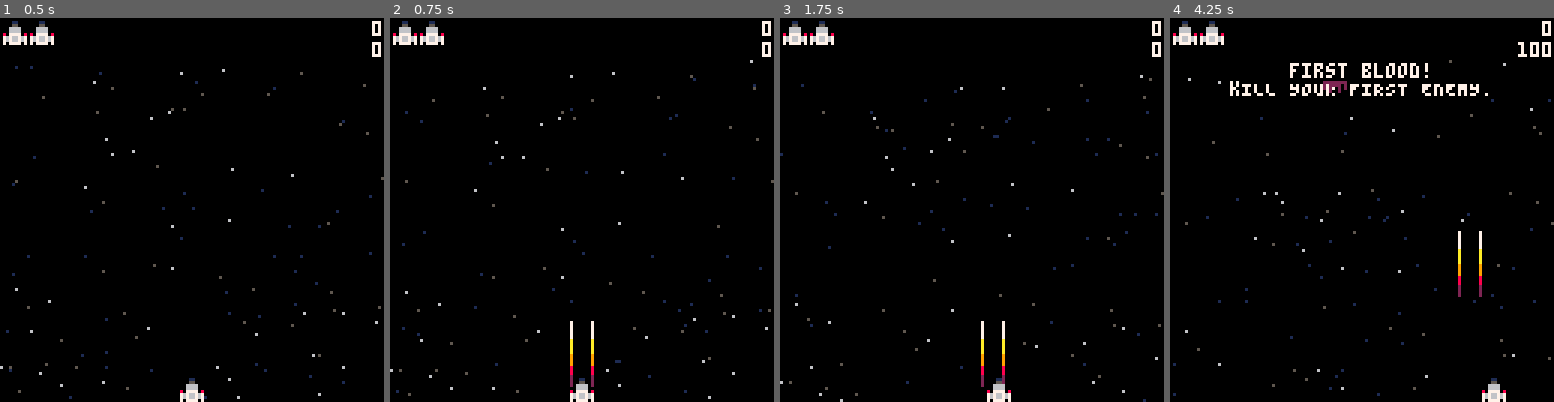
Above: before the commit, frames 1-4 (left to right).
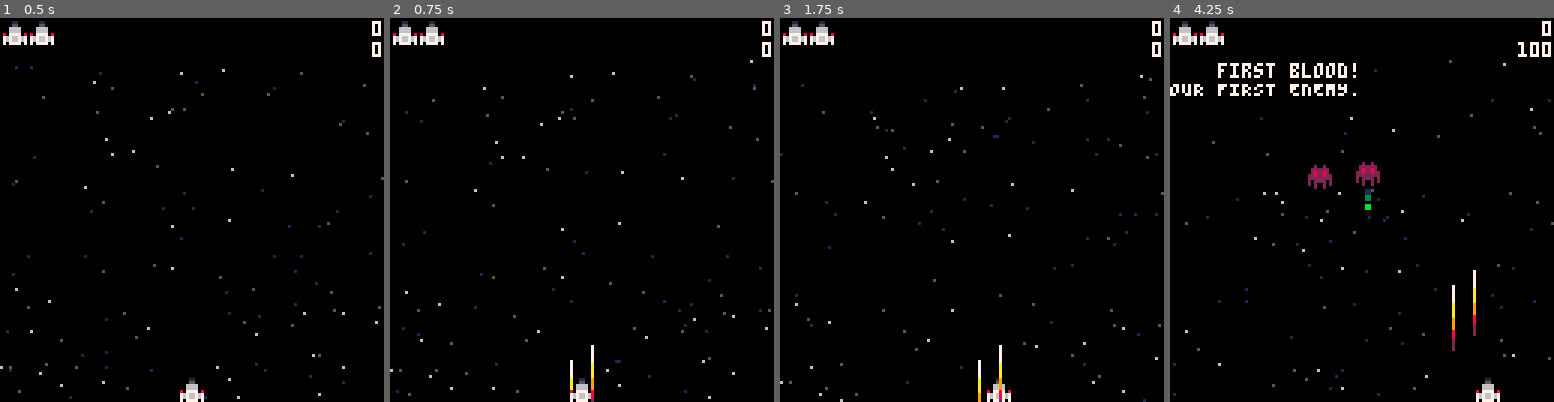
Above: after the commit, the same moments.

Repository: adammitchelldev/space
Game: PICO-8 cartridge space.p8
Two runs of this game, one before a commit and one after it. Both use one fixed random seed, a clock stepped at 60 frames per second and the inputs below.
Inputs:
- Up to frame 1 (0.5 s): tap X (X key) at 0.33 s
- Up to frame 2 (0.75 s): tap O (Z key) at 0.7 s
- Up to frame 3 (1.75 s): tap X (X key) at 1.07 s; hold Right from 1.6 s (still down); tap O (Z key) at 1.7 s
- Up to frame 4 (4.25 s): tap X (X key) at 1.85, 2.97, 4.08 s; release Right at 2.1 s; tap O (Z key) every 0.4 s from 2.1 to 4.1 s; hold Up 2.15-2.42 s; hold Right 2.47-3.03 s; hold Left 3.08-3.58 s; hold Down 3.63-3.97 s; hold Right from 4.02 s (still down)

Frame 1 is identical in both runs. In frame 2, 0.3% of the frame differs, in the area x 46-54%, y 78-100%; in frame 3, 0.5%; in frame 4, 3.3%, in the area x 0-88%, y 11-100%.

Commit message:
Large refactor, not 100% working

Diff:
--- a/space.p8
+++ b/space.p8
@@ -6,11 +6,12 @@
 #include src/util/collision.lua
 #include src/util/draw.lua
 #include src/util/script.lua
-#include src/util/text.lua
 #include src/util/vec.lua
 #include src/util/world.lua
 
 #include src/constants.lua
+#include src/entity.lua
+#include src/text.lua
 #include src/common.lua
 
 #include src/achieve.lua
--- a/src/achieve.lua
+++ b/src/achieve.lua
@@ -22,8 +22,8 @@
             -- TODO put this in the GUI when the gui is a proper layer
             -- TODO replace with ttl or scripts
             -- TODO make a multi-line text box?
-            local t1 = text_box(lines[1], 64 - (#lines[1] * 2), 1)
-            local t2 = text_box(lines[2], 64 - (#lines[2] * 2), 7)
+            local t1 = text:new(lines[1], 64 - (#lines[1] * 2), 1, 0)
+            local t2 = text:new(lines[2], 64 - (#lines[2] * 2), 7, 0)
             wait(300)
             t1:remove()
             t2:remove()
--- a/src/bullet.lua
+++ b/src/bullet.lua
@@ -1,14 +1,14 @@
-bullet = class {
+bullet = entity {
 	remove_oob = true,
 	explosion = 4,
 	dx = 0
 }
 
-function bullet:new(x, y)
-	return self {
-		x = x,
-		y = y,
-	}:add()
+function bullet:new(base, ox, oy)
+	return self:spawn{
+		x = base.x + (ox or 0),
+		y = base.y + (oy or 0)
+	}
 end
 
 function bullet:die()
--- a/src/common.lua
+++ b/src/common.lua
@@ -1,75 +1,7 @@
 -- TODO reduce token count
-function bounce(self)
-    local b = self.bounce
-    if b then
-        local nobounce,l,r,u,d,dx,dy = true,b.l,b.r and b.r-self.w,b.u,b.d and b.d-self.h,self.dx,self.dy
-        if l and self.x < l and dx <= 0 then
-            self.x,self.dx,nobounce = l,-dx
-        elseif r and self.x > r and dx >= 0 then
-            self.x,self.dx,nobounce = r,-dx
-        end
-        if u and self.y < u and self.dy <= 0 then
-            self.y,self.dy,nobounce = u,-dy
-        elseif d and self.y > d and self.dy >= 0 then
-            self.y,self.dy,nobounce = d,-dy
-        end
-        if (not nobounce and b.sfx) sfx(b.sfx)
-    end
-end
-
-function remove_oob(self)
-    if self.remove_oob then
-        local x,y = self.x,self.y
-        if (y > screen_h) or y < -self.h or x > 128 or x < -self.w then
-            self:remove()
-        end
-    end
-end
-
-function ttl(self)
-    if self.ttl then
-        self.ttl -= 1
-        if self.ttl <= 0 then
-            self:die()
-        end
-    end
-end
-
-function move(self)
-    self.x += self.dx
-    self.y += self.dy
-end
 
 function draw_shielded(self)
     if self.shielded then
         sspr(0,20,12,12,self.x-2,self.y-2)
     end
 end
-
-function class:hit(obj)
-    if (self.iframes or self.shielded or obj.iframes) return
-    if self.health then
-        self.health -= 1
-        if (self.health > 0) return
-    end
-    if not self.dead then
-        self.dead = true
-        self:die()
-    end
-end
-
--- make optional death_fx
-function class:die()
-    self:remove()
-end
-
-function class:add()
-    w:add(self)
-    return self
-end
-
-function class:remove()
-    w:remove(self)
-    self.dead = true
-    return self
-end
--- a/src/enemy.lua
+++ b/src/enemy.lua
@@ -1,12 +1,4 @@
-function enemy_shoot(self)
-    repeat
-        wait(flr(rnd(340)) + 40)
-        sfx(11)
-        enemy_bullet:new(self.x + 2, self.y + 4)
-    until false
-end
-
-enemy = class {
+enemy = entity {
     tag = "enemy",
     remove_oob = true,
     explosion = 6,
@@ -22,32 +14,33 @@
 	col = { l=1, r=3, u=0, d=2 }
 }
 
-function enemy:new(t)
-	t = self(t):add()
-    if (t.sfx) sfx(t.sfx)
-    return t
-end
-
 function enemy:die()
-    if (self.die_sfx) sfx(self.die_sfx)
+    sfx(self.die_sfx)
 	self:explode()
     score_add(self.value)
     kills += 1
     if (kills == 1) achieve(1)
     if (kills == 50) achieve(2)
     if (kills == 1000) achieve(4)
-	play(text_rising_box(tostr(self.value).."0", self.x, self.y))
-	roll_powerup(self.x, self.y)
+	text_rising:new(tostr(self.value).."0", self.x, self.y)
+    roll_powerup(self.x + 2, self.y + 2) -- TODO center
+    entity.die(self)
 end
 
 enemy_normal = enemy {
     draw = draw_sprite(3),
-    sfx = 3,
     bounce = {l=0,r=screen_w,u=0,d=50,sfx=3},
     value = 10,
     dy = 1,
     scripts = {
-        enemy_shoot
+        function(self)
+            sfx(3)
+            repeat
+                wait(flr(rnd(340)) + 40)
+                sfx(11)
+                enemy_bullet:new(self, 2, 4)
+            until false
+        end
     }
 }
 
@@ -87,8 +80,8 @@
         if r < 30 then
             for i = 1, 8 do
                 sfx(11)
-                enemy_bullet:new(self.x + 2, self.y + 12)
-                enemy_bullet:new(self.x + 12, self.y + 12)
+                enemy_bullet:new(self, 2, 12)
+                enemy_bullet:new(self, 12, 12)
                 wait(6)
             end
         else
@@ -97,8 +90,8 @@
             for i = 1, 5 do
                 sfx(11)
                 local dx = (i - 3) * d
-                enemy_bullet:new(self.x + 2, self.y + 12).dx = dx
-                enemy_bullet:new(self.x + 12, self.y + 12).dx = dx
+                enemy_bullet:new(self, 2, 12).dx = dx
+                enemy_bullet:new(self, 12, 12).dx = dx
                 wait(20)
             end
         end
@@ -146,7 +139,7 @@
 }
 
 function enemy_big:die()
-    enemy_big:super().die(self)
+    enemy.die(self)
     play(big_explosion, self.x, self.y)
     boss_kills += 1
     lives += 1
@@ -156,7 +149,7 @@
 
 function enemy_big:remove()
     sfx(-1,2)
-    enemy_big:super().remove(self)
+    enemy.remove(self)
 end
 
 enemy_hunter = enemy {
@@ -180,7 +173,7 @@
                 for i = 1, 3 do
                     wait(2)
                     sfx(11)
-                    enemy_bullet:new(self.x + 3, self.y + 6).dy = 4
+                    enemy_bullet:new(self, 3, 6).dy = 4
                 end
                 self.dx = -self.dx
             until false
@@ -265,7 +258,7 @@
     if self.shield_target then
         self.shield_target.shielded, self.shield_target.shield_targeted = nil
     end
-    enemy_shielder:super().remove(self)
+    enemy.remove(self)
 end
 
 function draw_shielding(self)
--- /dev/null
+++ b/src/entity.lua
@@ -0,0 +1,80 @@
+entity = class{}
+
+function entity:hit(ent)
+    if (self.dead or self.iframes or self.shielded or ent.iframes) return
+    if self.health then
+        self.health -= 1
+        if (self.health > 0) return
+    end
+    self:die()
+end
+
+function entity:die()
+    self:remove()
+end
+
+function entity:remove()
+    w:remove(self)
+    self.dead = true
+    return self
+end
+
+function entity:spawn(t, ...)
+    local ent = w:add(self(t or {}))
+
+    if ent.scripts then
+        for f in all(ent.scripts) do
+            ent:play(f)
+        end
+    end
+
+    return ent
+end
+
+entity.play = script_play
+
+function entity:update()
+    script_update(self)
+
+    -- iframes
+    if self.iframes then
+		self.iframes -= 1
+		if (self.iframes <= 0) self.iframes = nil
+    end
+
+    -- move
+    self.x += self.dx
+    self.y += self.dy
+
+    local b = self.bounce
+    if b then
+        local nobounce,l,r,u,d,dx,dy = true,b.l,b.r and b.r-self.w,b.u,b.d and b.d-self.h,self.dx,self.dy
+        if l and self.x < l and dx <= 0 then
+            self.x,self.dx,nobounce = l,-dx
+        elseif r and self.x > r and dx >= 0 then
+            self.x,self.dx,nobounce = r,-dx
+        end
+        if u and self.y < u and self.dy <= 0 then
+            self.y,self.dy,nobounce = u,-dy
+        elseif d and self.y > d and self.dy >= 0 then
+            self.y,self.dy,nobounce = d,-dy
+        end
+        if (not nobounce and b.sfx) sfx(b.sfx)
+    end
+
+    -- ttl
+    if self.ttl then
+        self.ttl -= 1
+        if self.ttl <= 0 then
+            self:die()
+        end
+    end
+
+    -- remove oob
+    if self.remove_oob then
+        local x,y = self.x,self.y
+        if (y > screen_h) or y < -self.h or x > 128 or x < -self.w then
+            self:remove()
+        end
+    end
+end
--- a/src/explosion.lua
+++ b/src/explosion.lua
@@ -1,15 +1,15 @@
 
-explosion = class {}
+explosion = entity {}
 
 function explosion_make(p, dx, dy)
-	explosion {
+	explosion:spawn{
 		x = p.x,
         y = p.y,
         dx = p.dx,
         dy = p.dy,
 		size = p.explosion,
 		ttl = mid(5, p.explosion, 15)
-	}:add()
+	}
 end
 
 do
--- a/src/level.lua
+++ b/src/level.lua
@@ -1,9 +1,10 @@
 function level(...)
-    return class {
+    return entity {
         scripts = {...}
     }
 end
 
+-- TODO refactor into helpers, along with other useful stuff
 function no_enemies()
     return next(collision_layers["enemy"]) == nil
 end
@@ -26,7 +27,7 @@
             local dx = rnd(4) - 2
             dx *= min(0.5 + (diff * 0.25), 1.5)
             for i = 0, wave_size do
-                enemy_normal:new{
+                enemy_normal:spawn{
                     x = ((i + ((7 - wave_size) / 2)) * 16) + 4,
                     dx = dx,
                     dy = 1 + (diff * 0.1) - (abs(dx * i) / 16),
@@ -43,14 +44,14 @@
         wait(60)
 
         for i = 1, 1 + flr(diff/2) do
-            enemy_green:new{x=rnd(screen_w-8),y=-8}
+            enemy_green:spawn{x=rnd(screen_w-8),y=-8}
             wait(max(4, 30 - (i * 2)))
         end
         wait(no_enemies, player_up)
         wait(100)
 
         if diff > 0 and (diff & 1) == 0 then
-            enemy_big:new{ x = 60, y = -16, dx = 0.5, health = 25 + (12.5 * diff), value = 1000 * diff }
+            enemy_big:spawn{ x = 60, y = -16, dx = 0.5, health = 25 + (12.5 * diff), value = 1000 * diff }
             wait(no_enemies)
             wait(180)
             wait(player_up)
@@ -60,7 +61,7 @@
                         wait(flr(rnd(300)+1200))
                         local x
                         if (flr(rnd(2)) == 0) x = -7 else x = 127
-                        local e = enemy_hunter:new{x=x,y=flr(rnd(4))*8}
+                        local e = enemy_hunter:spawn{x=x,y=flr(rnd(4))*8}
                         wait(is_dead(e))
                     until false
                 end)
@@ -68,7 +69,7 @@
                 self:play(function()
                     repeat
                         wait(flr(rnd(600)+1500))
-                        local e = enemy_shielder:new{x=rnd(screen_w-8),y=-8}
+                        local e = enemy_shielder:spawn{x=rnd(screen_w-8),y=-8}
                         wait(is_dead(e))
                     until false
                 end)
@@ -76,7 +77,7 @@
                 self:play(function()
                     repeat
                         wait(flr(rnd(150)) + 200)
-                        enemy_green:new{x=rnd(screen_w-8),y=-8}
+                        enemy_green:spawn{x=rnd(screen_w-8),y=-8}
                     until false
                 end)
             end
--- a/src/main.lua
+++ b/src/main.lua
@@ -17,14 +17,13 @@
 -- }
 
 w = world({
-	script_add_listener,
 	collision_add_listener
 }, {
 	collision_remove_listener
 })
 
-gm = class{}
-function play(script, ...) return gm:play(script, ...) end
+main_scripts = {}
+function play(f, ...) return script_play(main_scripts, f, ...) end
 
 function score_add(x)
 	if (alive) score += x >> 16
@@ -39,7 +38,7 @@
 	next_powerup -= 1
 	if next_powerup <= 0 then
 		sfx(9)
-		powerup_make({x = x, y = y})
+		powerup:spawn{x = x, y = y}
 		next_powerup = flr(rnd(5)) + 10
 	end
 end
@@ -94,9 +93,9 @@
 	sfx(5)
 	waiting = false
 	alive = true
-	player:new()
-	active_level = level_simple{}:add()
-	-- active_level = level_test{}:add()
+	player:spawn{}
+	active_level = level_simple:spawn{}
+	-- active_level = level_test:spawn{}
 end
 
 function load_hiscore()
@@ -108,7 +107,7 @@
 		hiscore = score
 		dset(0, hiscore)
 		play(function()
-			t = text_box("hI-sCORE!!", 45, 20)
+			t = text:new("hI-sCORE!!", 45, 20)
 			t.bg = nil
 			for i = 1,10 do
 				wait(10)
@@ -126,9 +125,9 @@
 function player_die(p)
 	if lives > 0 then
 		play(function()
-			wait(200)
+			wait(120)
 			lives -= 1
-			player:new().iframes = 120
+			player:spawn{iframes = 120}
 		end)
 	else
 		game_over()
@@ -142,9 +141,8 @@
 		alive = false
 		save_hiscore()
 		wait(60)
-		local t = text_box("game over", 46, 60)
-		t.bg = false
-		text_scene_type(t, "gAME oVER", 5)
+		local t = text:new("gAME oVER", 46, 60)
+		text_scene_type(t, 5)
 		wait(120)
 		waiting = true
 		t:remove()
@@ -152,12 +150,7 @@
 end
 
 update_systems = {
-	update_scripts,
 	function(e) if e.update then e:update() end end,
-	move,
-	bounce,
-	remove_oob,
-	ttl
 }
 
 draw_systems = {
@@ -179,7 +172,7 @@
 
 	starfield:update()
 
-	update_scripts(gm)
+	script_update(main_scripts)
 
 	w:process(update_systems)
 
--- a/src/player.lua
+++ b/src/player.lua
@@ -1,13 +1,41 @@
-player = class {
+player = entity {
 	tag = "player",
 	sprite = 2,
+	x = 60,
+	y = screen_h,
+	atk = 0,
 	draw = draw_sprite(2),
 	explosion = 50,
 	speed = 1,
 	shot_sfx = 0,
 	shot_delay = 30,
 	col = { l=1,r=7,u=3,d=7 },
-	bounce = { l=0,r=screen_w,u=0,d=screen_h }
+	bounce = { l=0,r=screen_w,u=0,d=screen_h },
+	scripts = {
+		function(self)
+			repeat
+				local dx,dy,speed = 0,0,self.speed
+
+				if (btn(0)) dx-=speed
+				if (btn(1)) dx+=speed
+				if (btn(2)) dy-=speed
+				if (btn(3)) dy+=speed
+
+				self.dx,self.dy = dx,dy
+
+				-- TODO refactor out into a separate "weapon" table
+				if (self.atk > 0) self.atk -= 1
+
+				if btn(4) and self.atk == 0 then
+					sfx(self.shot_sfx)
+					player_bullet:new(self, 0, 4)
+					player_bullet:new(self, 7, 4)
+					self.atk = self.shot_delay
+				end
+				yield()
+			until false
+		end
+	}
 }
 
 player_bullet = bullet {
@@ -18,59 +46,10 @@
     col = { l=0, r=1, u=0, d=6 }
 }
 
-function player:new()
-	return self {
-    	x = 60,
-		y = screen_h,
-		atk = 0,
-	}:add()
-end
-
 function player:die()
 	self:explode()
 	sfx(7)
 	play(big_explosion, self.x, self.y)
 	player_die()
+	entity.die(self)
 end
-
-function player:shoot()
-	if self.atk == 0 then
-		sfx(self.shot_sfx)
-		player_bullet:new(self.x, self.y - 4)
-		player_bullet:new(self.x + 7, self.y - 4)
-		self.atk = self.shot_delay
-	end
-end
-
-function player:update()
-	local x,y,speed = self.x,self.y,self.speed
-
-	dx = 0
-	dy = 0
-
-	if btn(0) then dx-=speed end
-	if btn(1) then dx+=speed end
-	if btn(2) then dy-=speed end
-	if btn(3) then dy+=speed end
-
-	x += dx
-	y += dy
-
-	-- if x<0 and dx<0 then x=0; dx=0 end
-	-- if x>120 and dx>0 then x=120; dx=0 end
-	-- if y<0 and dy<0 then y=0; dy=0 end
-	-- if y>screen_h-8 and dy>0 then y=screen_h-8; dy=0 end
-	-- if (y>screen_h-8) y-=speed
-
-	self.x,self.y=x,y
-
-    -- TODO refactor out into a separate "weapon" table
-	if (self.atk > 0) self.atk -= 1
-
-	if self.iframes then
-		self.iframes -= 1
-		if (self.iframes <= 0) self.iframes = nil
-	end
-
-	if (btn(4)) self:shoot()
-end
--- a/src/powerup.lua
+++ b/src/powerup.lua
@@ -1,4 +1,4 @@
-powerup = class {
+powerup = entity {
     tag = "powerup",
     remove_oob = true,
     draw = draw_sprite(16),
@@ -6,15 +6,8 @@
     col = { l=-2,r=7,u=-2,d=7 },
 }
 
-function powerup_make(orig)
-    powerup {
-        x = orig.x + 2,
-        y = orig.y + 2
-    }:add()
-end
-
 function gun_up(self)
-    play(text_rising_box("gUN uP", self.x + 4, self.y))
+    text_rising:new("gUN uP", self.x + 4, self.y)
 end
 
 -- This can be cut down and generified to all powerups
@@ -22,7 +15,7 @@
     sfx(6)
 	self:remove()
 	score_add(25)
-	play(text_rising_box("250", self.x + 4, self.y - 8))
+	text_rising:new("250", self.x + 4, self.y - 8)
 	if p.shot_delay > 20 then
 		p.shot_delay -= 3
 		gun_up(self)
@@ -35,7 +28,7 @@
             gun_up(self)
         else
             achieve(5)
-            play(text_rising_box("maxed!", self.x + 4, self.y))
+            text_rising:new("maxed!", self.x + 4, self.y)
         end
     end
 end
--- /dev/null
+++ b/src/text.lua
@@ -0,0 +1,46 @@
+text = entity {}
+
+function text_draw(obj)
+	if obj.bg then
+		color(obj.bg)
+		rectfill(obj.x - 1, obj.y - 1, obj.x + (obj.w * 4) - 1, obj.y + 5)
+    end
+    if obj.fg then
+        print(obj.text, obj.x, obj.y, obj.fg)
+    end
+end
+
+function text:new(tx, x, y, bg, fg)
+	return self:spawn{
+        x = x - ((#tx) * 2),
+        y = y,
+        w = #tx,
+        bg = bg or false,
+        fg = fg or 7,
+		text = tx,
+		draw = text_draw
+	}
+end
+
+function text_scene_type(self, delay)
+    local tx = self.text
+	for p=1, #tx do
+		self.text = sub(tx, 1, p)
+		wait(delay)
+	end
+end
+
+text_rising = text {
+    ttl = 30,
+    scripts = {
+        function(self)
+            text_scene_type(self, 2)
+        end,
+        function(self)
+            for i = 1, 5 do
+                wait(2)
+                self.y -= 1
+            end
+        end
+    }
+}
--- a/src/util/class.lua
+++ b/src/util/class.lua
@@ -1,31 +1,16 @@
-do
-    local mts = {}
-    local get_mt
+_mts = {}
 
-    function class_extend(base, child)
-        setmetatable(child, get_mt(base))
-        return child
+function class_extend(base, child)
+    local mt = _mts[base]
+    if not mt then
+        mt = {
+            __index = base,
+            __call = class_extend
+        }
+        _mts[base] = mt
     end
+    setmetatable(child, mt)
+    return child
+end
 
-    get_mt = function(base)
-        local mt = mts[base]
-        if mt == nil then
-            mt = {
-                __index = base,
-                __call = class_extend
-            }
-            mts[base] = mt
-        end
-        return mt
-    end
-
-    class = {}
-    setmetatable(class, { __call = class_extend })
-
-    function class:super()
-        local mt = getmetatable(self)
-        if (mt != nil) return mt.__index
-    end
-
-    -- TODO create hook/delegates for init
-end
+class = setmetatable({}, { __call = class_extend })
--- a/src/util/script.lua
+++ b/src/util/script.lua
@@ -8,13 +8,17 @@
                 t += 1
             end
         elseif ty == "thread" then
-            while active_scripts[arg] != nil do
-                bump_step(arg)
+            while costatus(arg) != "dead" do
                 yield()
                 t += 1
             end
         elseif ty == "function" then
             while not arg(t) do
+                yield()
+                t += 1
+            end
+        elseif ty == "table" then
+            while not arg.dead do
                 yield()
                 t += 1
             end
@@ -31,21 +35,8 @@
     return costatus(script) != "dead"
 end
 
--- put this straight onto the add method
-function script_add_listener(e, ...)
-    local scripts = e.scripts
-    if scripts then
-        local active_scripts = {}
-        e.active_scripts = active_scripts
-        for f in all(scripts) do
-            local script = cocreate(f)
-            if (script_step(script, e, ...)) add(active_scripts, script)
-        end
-    end
-end
-
-function update_scripts(e)
-    local active_scripts = e.active_scripts
+function script_update(self)
+    local active_scripts = self.active_scripts
     if active_scripts then
         for i=#active_scripts,1,-1 do
             local script = active_scripts[i]
@@ -54,16 +45,11 @@
     end
 end
 
--- need to be careful about play timing, if we play scripts
+-- TODO be careful about play timing, if we play scripts
 -- on another instance, it may get played twice on the first frame
-function class:play(f, ...)
+function script_play(self, f, ...)
     local script = cocreate(f)
     if script_step(script, self, ...) then
-        local active_scripts = self.active_scripts
-        if not active_scripts then
-            self.active_scripts = {script}
-        else
-            add(active_scripts, script)
-        end
+        if (self.active_scripts) add(self.active_scripts, script) else self.active_scripts = {script}
     end
 end
--- a/src/util/text.lua
+++ /dev/null
@@ -1,51 +0,0 @@
-text = class {}
-
-function text_draw(obj)
-	if obj.bg then
-		color(obj.bg)
-		rectfill(obj.x - 1, obj.y - 1, obj.x + (obj.w * 4) - 1, obj.y + 5)
-    end
-    if obj.fg then
-        print(obj.text, obj.x, obj.y, obj.fg)
-    end
-end
-
-function text_box(tx, x, y)
-	return text {
-        x = x,
-        y = y,
-        w = #tx,
-		bg = 0, fg = 7,
-		text = tx,
-		draw = text_draw
-	}:add()
-end
-
-function text_scene_type(obj, tx, delay)
-	for p=1, #tx do
-		obj.text = sub(tx, 1, p)
-		wait(delay)
-	end
-end
-
-function text_rising_box(tx, x, y)
-	return function()
-		local t = text_box(tx,
-				x - ((#tx) * 2),
-				y - 3)
-		t.bg = false
-		wait(
-			play(function()
-				text_scene_type(t, tx, 2)
-			end),
-			play(function()
-				for i = 1, 5 do
-					wait(2)
-					t.y -= 1
-				end
-			end)
-        )
-		wait(20)
-		t:remove()
-	 end
-end
--- a/src/util/world.lua
+++ b/src/util/world.lua
@@ -8,6 +8,7 @@
         for l in all(self.add_listeners) do
             l(item)
         end
+        return item
     end
 
     function world_index:remove(item)
